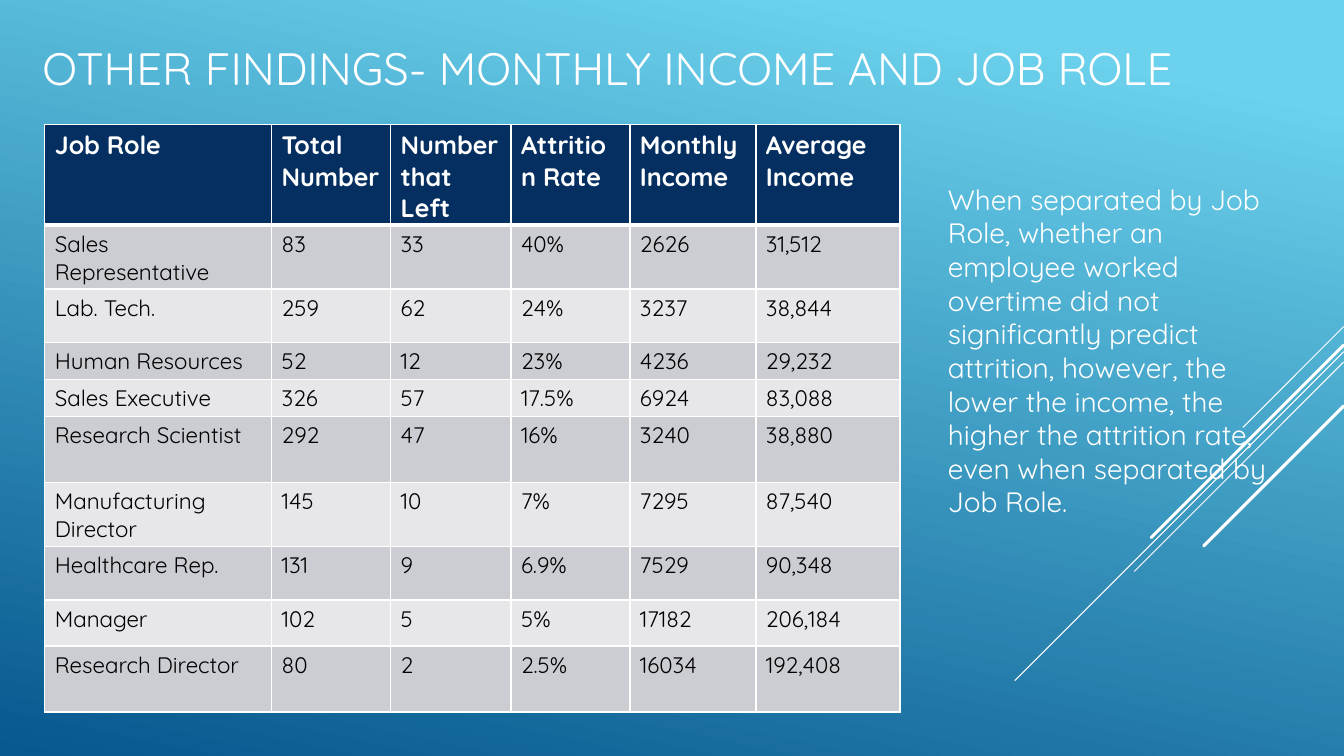
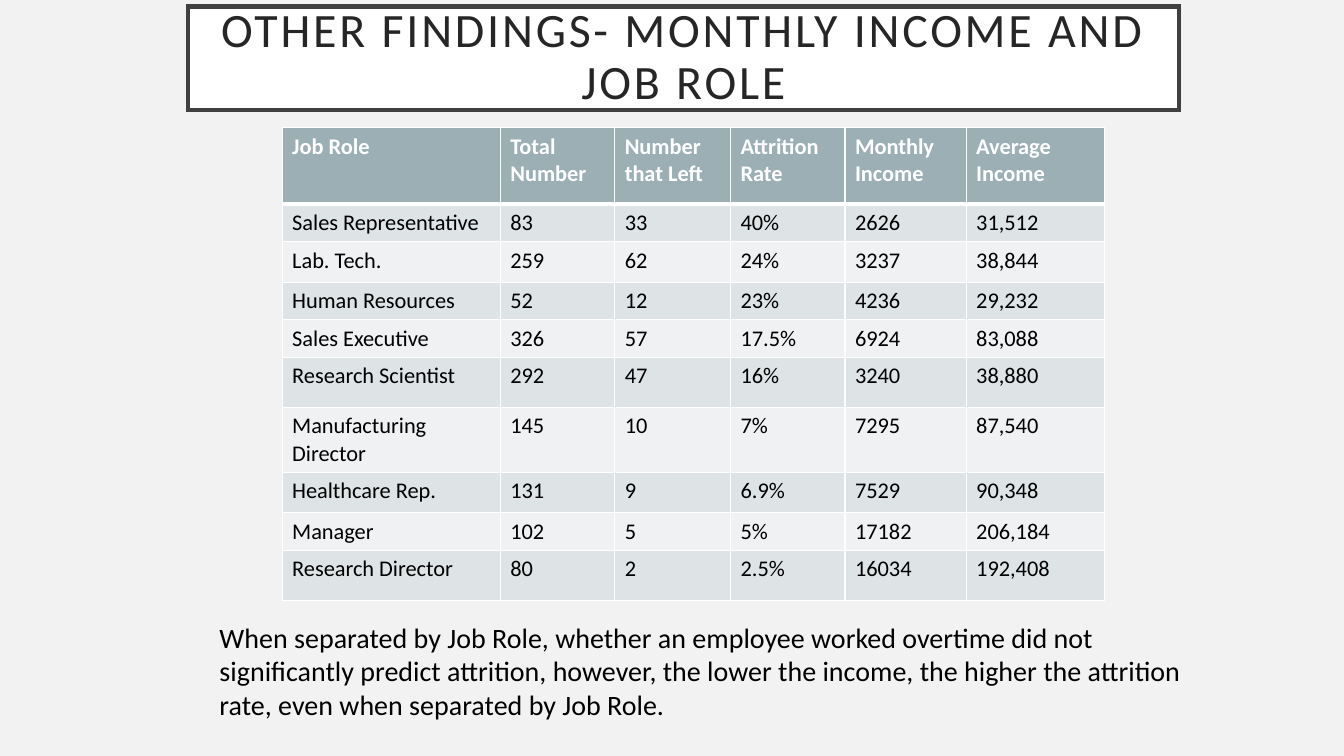
Before and after one commit to R-Chandna/MSDS6306_CaseStudy_2, a slide deck: slide 13 of Attrition_Case_Study_2_pptx_TAJAR_IP.pptx (slide 14 before the commit). Drawn at 1344x756 pixels with LibreOffice and Linux fonts; fonts in the diff are those of the drawing. Boxes give left, top, right and bottom in pixels: in the first picture for what was removed or moved away, otherwise in the second. Text is boxed around its words. In the diff, an @@ line names an element or a change of style, - is before the commit and + after.

```diff
--- a/Attrition_Case_Study_2_pptx_TAJAR_IP.pptx
+++ b/Attrition_Case_Study_2_pptx_TAJAR_IP.pptx
@@ background gradient #6ED2EB to #06588E to #F2F2F2 @@
@@ title "OTHER FINDINGS- MONTHLY INCOME AND ..." resized from (x1=42, y1=53, x2=1173, y2=86) to (x1=188, y1=6, x2=1179, y2=110) @@
@@ title "OTHER FINDINGS- MONTHLY INCOME AND ..." at (x1=188, y1=6, x2=1179, y2=110): size 32.4 to 34.2 pt, font Quicksand to Calibri, text colour #FFFFFF to #262626, letter spacing 0 to 2 pt; alignment left to centre; line spacing 1 to 0.9; vertical alignment bottom to middle; fill none to #FFFFFF; outline none to #404040 3 pt @@
@@ table at (x1=282, y1=128, x2=1106, y2=598) @@
@@ fill #052F61 to #9BAFB5 in row 1 @@
@@ fill #CCCDD2 to #DEE3E5 in 30 cells @@
@@ fill #E7E8EA to #EFF2F3 in 24 cells @@
@@ size 18 to 16 pt in "Job Role", "Total Number", "Number that Left", "Attrition Rate" and 2 more places @@
@@ font Quicksand to Calibri @@
@@ table resized from (x1=44, y1=124, x2=899, y2=682) to (x1=282, y1=128, x2=1106, y2=598) @@
@@ group removed at (x1=1015, y1=327, x2=1344, y2=681): 5 lines @@
@@ text "When separated by Job Role, ..." moved from (x1=948, y1=189, x2=1266, y2=513) to (x1=219, y1=628, x2=1180, y2=720) @@
@@ text "When separated by Job Role, ..." at (x1=219, y1=628, x2=1180, y2=720): font Quicksand to Calibri, text colour #FFFFFF to #000000 @@
```
Also in this commit, not shown: 14 other slides changed, 3 slides added, 3 slides removed.
